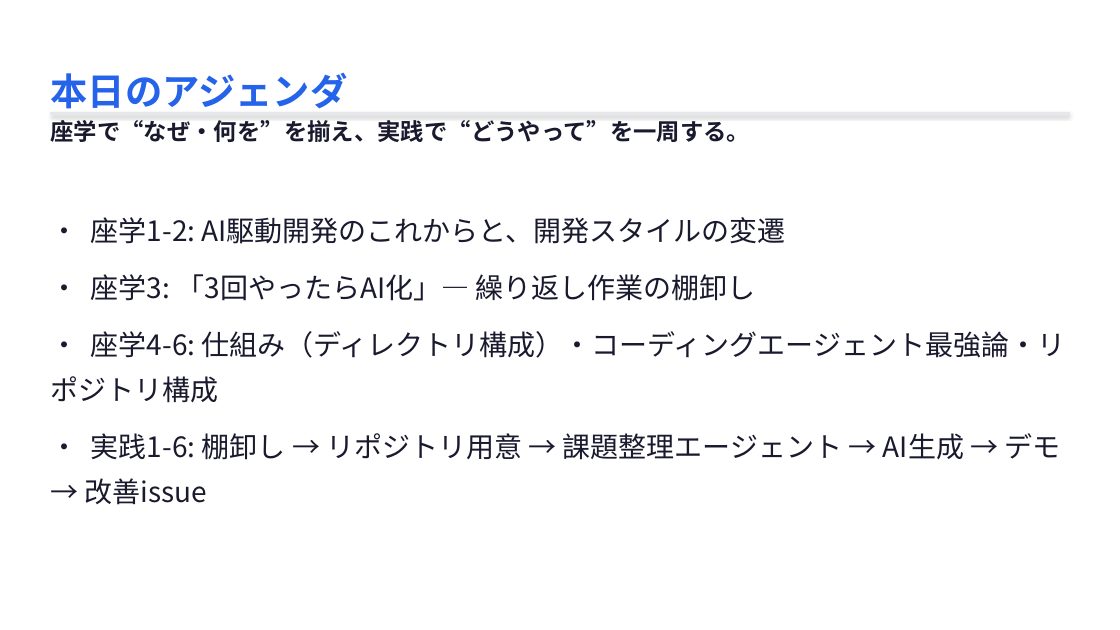
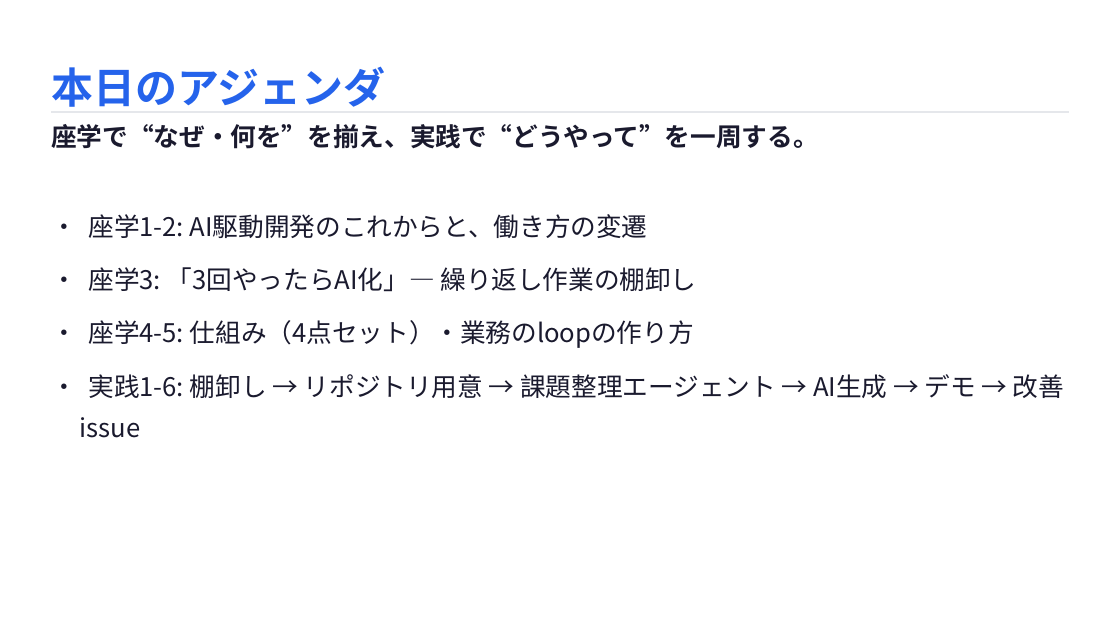
Before and after one commit to masaya-ueki/life-os, a slide deck: slide 4 of domains/presentation/decks/ai-driven-handson/ai-driven-handson.pptx. Drawn at 1120x630 pixels with LibreOffice and Linux fonts; fonts in the diff are those of the drawing. Boxes give left, top, right and bottom in pixels: in the first picture for what was removed or moved away, otherwise in the second. Text is boxed around its words. In the diff, an @@ line names an element or a change of style, - is before the commit and + after.

```diff
--- a/domains/presentation/decks/ai-driven-handson/ai-driven-handson.pptx
+++ b/domains/presentation/decks/ai-driven-handson/ai-driven-handson.pptx
@@ text "本日のアジェンダ" at [51, 66, 385, 107]: size 32 to 36 pt @@
@@ text "座学で“なぜ・何を”を揃え、実践で“どうやって”を一周する。" at [51, 124, 818, 149]: size 20 to 22 pt @@
@@ text at [88, 214, 648, 238]: text changed; size 24 to 22 pt @@
-• 座学1-2: AI駆動開発のこれからと、開発スタイルの変遷
+• 座学1-2: AI駆動開発のこれからと、働き方の変遷
@@ text at [80, 267, 1064, 438]: size 24 to 22 pt in "• 座学3: 「3回やったらAI化」— 繰り返し作業の棚卸し", "• 実践1-6: 棚卸し → リポジトリ用意 → 課題整理エージェント ..."; indent changed @@
@@ text at [88, 320, 694, 348]: text changed; size 24 to 22 pt @@
-• 座学4-6: 仕組み（ディレクトリ構成）・コーディングエージェント最強論・リポジトリ構成
+• 座学4-5: 仕組み（4点セット）・業務のloopの作り方
```
Also in this commit, not shown: 18 other slides changed, 5 slides added, 3 slides removed, 2 other files.
